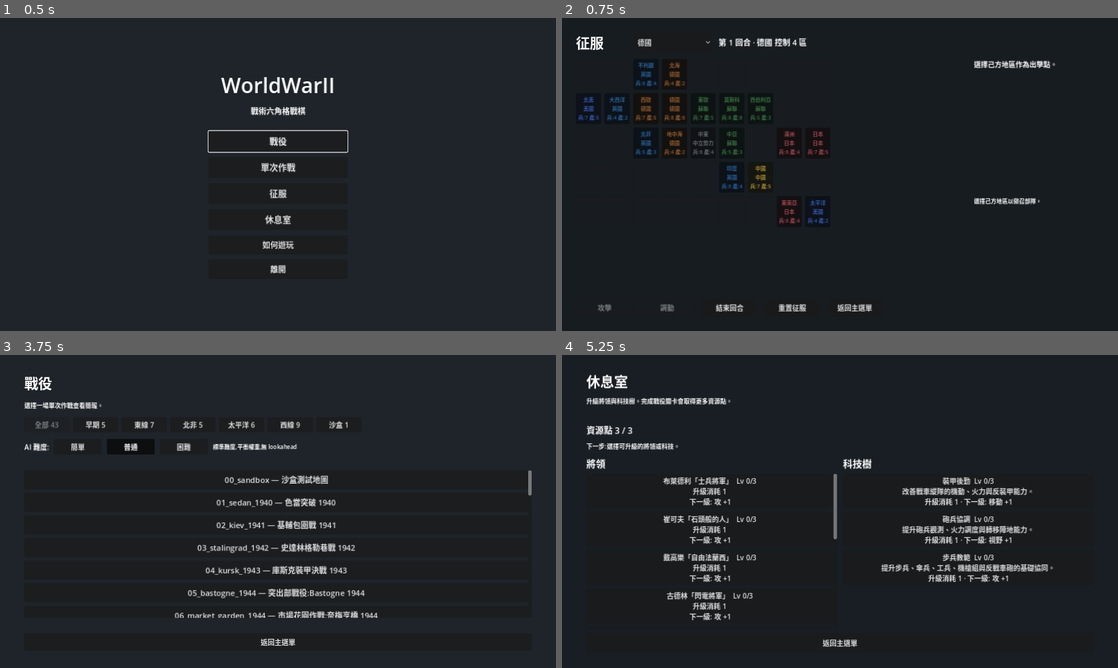
Above: before the commit, frames 1-4 (two rows, left to right).
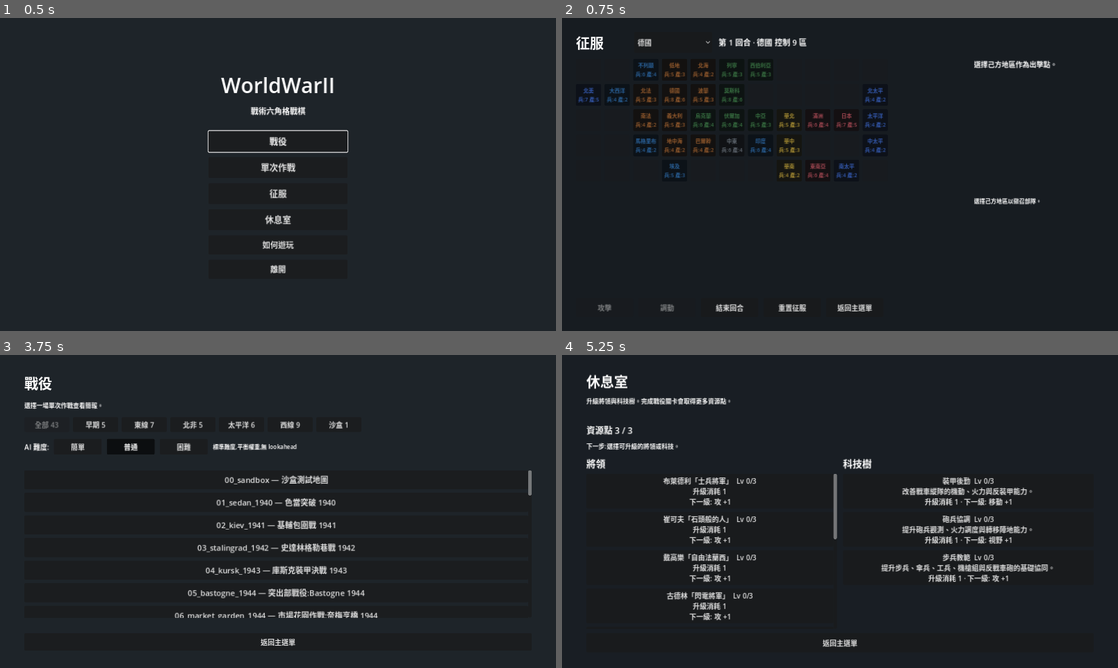
Above: after the commit, the same moments.

Repository: Fischer-Zhang/WorldWarII
Game: Godot game, scene res://scenes/main_menu.tscn
Two runs of this game, one before a commit and one after it. Both use one fixed random seed, a clock stepped at 60 frames per second and the inputs below.
Inputs:
- Up to frame 1 (0.5 s): no input
- Up to frame 2 (0.75 s): click "征服" at 0.5 s
- Up to frame 3 (3.75 s): click "返回主選單" at 1.25 s; click "戰役" at 2 s; click "返回主選單" at 2.75 s; click "單次作戰" at 3.5 s
- Up to frame 4 (5.25 s): click "返回主選單" at 4.25 s; click "休息室" at 5 s

Frame 1 is identical in both runs. In frame 2, 3.3% of the frame differs, in the area x 2-59%, y 6-66%; in frame 3, less than 0.1%; in frame 4, nothing differs.

Commit message:
Expand conquest operational regions

Diff:
--- a/data/conquest_map.json
+++ b/data/conquest_map.json
@@ -1,6 +1,6 @@
 {
   "start_country": "germany",
-  "map_width": 9,
+  "map_width": 11,
   "map_height": 5,
   "countries": {
     "germany": {
@@ -51,7 +51,7 @@
       "x": 1,
       "y": 1,
       "production": 2,
-      "neighbors": ["north_america", "britain", "west_europe", "north_africa"]
+      "neighbors": ["north_america", "britain", "northern_france", "southern_france", "maghreb"]
     },
     {
       "id": "britain",
@@ -61,17 +61,37 @@
       "x": 2,
       "y": 0,
       "production": 4,
-      "neighbors": ["atlantic", "west_europe", "north_sea"]
-    },
-    {
-      "id": "west_europe",
-      "name_zh": "西歐",
-      "short_name_zh": "西歐",
+      "neighbors": ["atlantic", "low_countries", "northern_france", "north_sea"]
+    },
+    {
+      "id": "low_countries",
+      "name_zh": "低地國",
+      "short_name_zh": "低地",
+      "owner": "germany",
+      "x": 3,
+      "y": 0,
+      "production": 3,
+      "neighbors": ["britain", "northern_france", "germany", "north_sea"]
+    },
+    {
+      "id": "northern_france",
+      "name_zh": "法國北部",
+      "short_name_zh": "北法",
       "owner": "germany",
       "x": 2,
       "y": 1,
-      "production": 5,
-      "neighbors": ["atlantic", "britain", "germany", "north_africa"]
+      "production": 3,
+      "neighbors": ["atlantic", "britain", "low_countries", "southern_france", "germany"]
+    },
+    {
+      "id": "southern_france",
+      "name_zh": "法國南部",
+      "short_name_zh": "南法",
+      "owner": "germany",
+      "x": 2,
+      "y": 2,
+      "production": 2,
+      "neighbors": ["atlantic", "northern_france", "germany", "italy", "maghreb"]
     },
     {
       "id": "germany",
@@ -81,27 +101,67 @@
       "x": 3,
       "y": 1,
       "production": 6,
-      "neighbors": ["west_europe", "north_sea", "east_europe", "mediterranean"]
+      "neighbors": ["low_countries", "northern_france", "southern_france", "north_sea", "poland", "ukraine", "italy"]
     },
     {
       "id": "north_sea",
       "name_zh": "北海",
       "short_name_zh": "北海",
       "owner": "germany",
-      "x": 3,
-      "y": 0,
-      "production": 2,
-      "neighbors": ["britain", "germany", "east_europe"]
-    },
-    {
-      "id": "east_europe",
-      "name_zh": "東歐",
-      "short_name_zh": "東歐",
-      "owner": "soviet",
       "x": 4,
-      "y": 1,
-      "production": 5,
-      "neighbors": ["north_sea", "germany", "moscow", "middle_east"]
+      "y": 0,
+      "production": 2,
+      "neighbors": ["britain", "low_countries", "germany", "poland", "leningrad"]
+    },
+    {
+      "id": "poland",
+      "name_zh": "波蘭",
+      "short_name_zh": "波蘭",
+      "owner": "germany",
+      "x": 4,
+      "y": 1,
+      "production": 3,
+      "neighbors": ["north_sea", "germany", "leningrad", "moscow", "ukraine"]
+    },
+    {
+      "id": "ukraine",
+      "name_zh": "烏克蘭",
+      "short_name_zh": "烏克蘭",
+      "owner": "soviet",
+      "x": 4,
+      "y": 2,
+      "production": 4,
+      "neighbors": ["germany", "poland", "moscow", "volga", "balkans", "middle_east"]
+    },
+    {
+      "id": "italy",
+      "name_zh": "義大利",
+      "short_name_zh": "義大利",
+      "owner": "germany",
+      "x": 3,
+      "y": 2,
+      "production": 3,
+      "neighbors": ["southern_france", "germany", "balkans", "mediterranean", "maghreb"]
+    },
+    {
+      "id": "balkans",
+      "name_zh": "巴爾幹",
+      "short_name_zh": "巴爾幹",
+      "owner": "germany",
+      "x": 4,
+      "y": 3,
+      "production": 2,
+      "neighbors": ["italy", "ukraine", "mediterranean", "middle_east"]
+    },
+    {
+      "id": "leningrad",
+      "name_zh": "列寧格勒",
+      "short_name_zh": "列寧",
+      "owner": "soviet",
+      "x": 5,
+      "y": 0,
+      "production": 3,
+      "neighbors": ["north_sea", "poland", "moscow", "siberia"]
     },
     {
       "id": "moscow",
@@ -111,7 +171,17 @@
       "x": 5,
       "y": 1,
       "production": 6,
-      "neighbors": ["east_europe", "siberia", "central_asia", "middle_east"]
+      "neighbors": ["poland", "ukraine", "leningrad", "volga", "siberia", "central_asia"]
+    },
+    {
+      "id": "volga",
+      "name_zh": "伏爾加",
+      "short_name_zh": "伏爾加",
+      "owner": "soviet",
+      "x": 5,
+      "y": 2,
+      "production": 4,
+      "neighbors": ["ukraine", "moscow", "central_asia", "middle_east"]
     },
     {
       "id": "siberia",
@@ -119,19 +189,29 @@
       "short_name_zh": "西伯利亞",
       "owner": "soviet",
       "x": 6,
-      "y": 1,
-      "production": 3,
-      "neighbors": ["moscow", "manchuria"]
-    },
-    {
-      "id": "north_africa",
-      "name_zh": "北非",
-      "short_name_zh": "北非",
+      "y": 0,
+      "production": 3,
+      "neighbors": ["leningrad", "moscow", "central_asia", "manchuria"]
+    },
+    {
+      "id": "central_asia",
+      "name_zh": "中亞",
+      "short_name_zh": "中亞",
+      "owner": "soviet",
+      "x": 6,
+      "y": 2,
+      "production": 3,
+      "neighbors": ["moscow", "volga", "siberia", "middle_east", "india", "north_china"]
+    },
+    {
+      "id": "maghreb",
+      "name_zh": "馬格里布",
+      "short_name_zh": "馬格里布",
       "owner": "britain",
       "x": 2,
-      "y": 2,
-      "production": 3,
-      "neighbors": ["atlantic", "west_europe", "mediterranean", "middle_east"]
+      "y": 3,
+      "production": 2,
+      "neighbors": ["atlantic", "southern_france", "italy", "mediterranean", "egypt"]
     },
     {
       "id": "mediterranean",
@@ -139,89 +219,139 @@
       "short_name_zh": "地中海",
       "owner": "germany",
       "x": 3,
-      "y": 2,
-      "production": 2,
-      "neighbors": ["germany", "north_africa", "middle_east"]
+      "y": 3,
+      "production": 2,
+      "neighbors": ["italy", "balkans", "maghreb", "egypt", "middle_east"]
+    },
+    {
+      "id": "egypt",
+      "name_zh": "埃及",
+      "short_name_zh": "埃及",
+      "owner": "britain",
+      "x": 3,
+      "y": 4,
+      "production": 3,
+      "neighbors": ["maghreb", "mediterranean", "middle_east", "india"]
     },
     {
       "id": "middle_east",
       "name_zh": "中東",
       "short_name_zh": "中東",
       "owner": "neutral",
-      "x": 4,
-      "y": 2,
-      "production": 4,
-      "neighbors": ["east_europe", "moscow", "north_africa", "mediterranean", "india"]
-    },
-    {
-      "id": "central_asia",
-      "name_zh": "中亞",
-      "short_name_zh": "中亞",
-      "owner": "soviet",
       "x": 5,
-      "y": 2,
-      "production": 3,
-      "neighbors": ["moscow", "india", "china"]
+      "y": 3,
+      "production": 4,
+      "neighbors": ["ukraine", "balkans", "volga", "central_asia", "mediterranean", "egypt", "india"]
     },
     {
       "id": "india",
       "name_zh": "印度",
       "short_name_zh": "印度",
       "owner": "britain",
-      "x": 5,
-      "y": 3,
-      "production": 4,
-      "neighbors": ["middle_east", "central_asia", "china", "southeast_asia"]
-    },
-    {
-      "id": "china",
-      "name_zh": "中國",
-      "short_name_zh": "中國",
+      "x": 6,
+      "y": 3,
+      "production": 4,
+      "neighbors": ["central_asia", "middle_east", "egypt", "north_china", "south_china", "southeast_asia"]
+    },
+    {
+      "id": "north_china",
+      "name_zh": "華北",
+      "short_name_zh": "華北",
       "owner": "china",
-      "x": 6,
-      "y": 3,
-      "production": 5,
-      "neighbors": ["central_asia", "india", "manchuria", "southeast_asia"]
+      "x": 7,
+      "y": 2,
+      "production": 3,
+      "neighbors": ["central_asia", "india", "central_china", "manchuria"]
+    },
+    {
+      "id": "central_china",
+      "name_zh": "華中",
+      "short_name_zh": "華中",
+      "owner": "china",
+      "x": 7,
+      "y": 3,
+      "production": 3,
+      "neighbors": ["north_china", "south_china", "manchuria"]
+    },
+    {
+      "id": "south_china",
+      "name_zh": "華南",
+      "short_name_zh": "華南",
+      "owner": "china",
+      "x": 7,
+      "y": 4,
+      "production": 2,
+      "neighbors": ["india", "central_china", "southeast_asia"]
     },
     {
       "id": "manchuria",
       "name_zh": "滿洲",
       "short_name_zh": "滿洲",
       "owner": "japan",
-      "x": 7,
-      "y": 2,
-      "production": 4,
-      "neighbors": ["siberia", "china", "japan_home"]
+      "x": 8,
+      "y": 2,
+      "production": 4,
+      "neighbors": ["siberia", "north_china", "central_china", "japan_home"]
     },
     {
       "id": "japan_home",
       "name_zh": "日本本土",
       "short_name_zh": "日本",
       "owner": "japan",
-      "x": 8,
+      "x": 9,
       "y": 2,
       "production": 5,
-      "neighbors": ["manchuria", "southeast_asia", "pacific"]
+      "neighbors": ["manchuria", "southeast_asia", "central_pacific", "north_pacific"]
     },
     {
       "id": "southeast_asia",
       "name_zh": "東南亞",
       "short_name_zh": "東南亞",
       "owner": "japan",
-      "x": 7,
-      "y": 4,
-      "production": 4,
-      "neighbors": ["india", "china", "japan_home", "pacific"]
-    },
-    {
-      "id": "pacific",
-      "name_zh": "太平洋",
-      "short_name_zh": "太平洋",
-      "owner": "usa",
       "x": 8,
       "y": 4,
-      "production": 2,
-      "neighbors": ["north_america", "japan_home", "southeast_asia"]
+      "production": 4,
+      "neighbors": ["india", "south_china", "japan_home", "central_pacific", "south_pacific"]
+    },
+    {
+      "id": "north_pacific",
+      "name_zh": "北太平洋",
+      "short_name_zh": "北太平",
+      "owner": "usa",
+      "x": 10,
+      "y": 1,
+      "production": 2,
+      "neighbors": ["japan_home", "central_pacific", "pacific"]
+    },
+    {
+      "id": "central_pacific",
+      "name_zh": "中太平洋",
+      "short_name_zh": "中太平",
+      "owner": "usa",
+      "x": 10,
+      "y": 3,
+      "production": 2,
+      "neighbors": ["japan_home", "southeast_asia", "north_pacific", "south_pacific", "pacific"]
+    },
+    {
+      "id": "south_pacific",
+      "name_zh": "南太平洋",
+      "short_name_zh": "南太平",
+      "owner": "usa",
+      "x": 9,
+      "y": 4,
+      "production": 2,
+      "neighbors": ["southeast_asia", "central_pacific"]
+    },
+    {
+      "id": "pacific",
+      "name_zh": "太平洋航線",
+      "short_name_zh": "太平洋",
+      "owner": "usa",
+      "x": 10,
+      "y": 2,
+      "production": 2,
+      "neighbors": ["north_america", "north_pacific", "central_pacific"]
     }
   ]
 }
--- a/scripts/scenario/conquest_catalog.gd
+++ b/scripts/scenario/conquest_catalog.gd
@@ -3,28 +3,41 @@
 
 const FALLBACK_SCENARIO := "01_sedan_1940"
 
-# Each region maps to a battlefield whose terrain fits its theatre. Non-European
-# theatres use dedicated conq_* maps — one per region, so no two regions share a
-# battlefield; European/Eastern regions keep their historical maps.
+# Each region maps to a terrain-appropriate battlefield template. Several
+# operational regions intentionally share a template; ConquestBattleSetup
+# replaces factions, forces, deployment, and victory context per battle.
 const REGION_SCENARIOS := {
 	"north_america": "west_08_normandy_cobra_1944",
 	"atlantic": "conq_atlantic_convoy",
 	"britain": "blitz_02_dunkirk_1940",
-	"west_europe": "01_sedan_1940",
+	"low_countries": "06_market_garden_1944",
+	"northern_france": "01_sedan_1940",
+	"southern_france": "west_11_colmar_1945",
 	"germany": "west_10_remagen_1945",
 	"north_sea": "conq_north_sea_raid",
-	"east_europe": "02_kiev_1941",
+	"poland": "blitz_00_poland_1939",
+	"ukraine": "02_kiev_1941",
+	"italy": "conq_mediterranean_coast",
+	"balkans": "east_06_dnieper_1943",
+	"leningrad": "blitz_03_moscow_1941",
 	"moscow": "blitz_03_moscow_1941",
+	"volga": "03_stalingrad_1942",
 	"siberia": "07_bagration_1944",
-	"north_africa": "conq_desert_north_africa",
+	"central_asia": "04_kursk_1943",
+	"maghreb": "conq_desert_north_africa",
 	"mediterranean": "conq_mediterranean_coast",
+	"egypt": "north_01_el_alamein_1942",
 	"middle_east": "conq_middle_east_oilfields",
-	"central_asia": "04_kursk_1943",
 	"india": "conq_cbi_jungle",
-	"china": "conq_china_plains",
+	"north_china": "conq_china_plains",
+	"central_china": "conq_china_plains",
+	"south_china": "conq_china_plains",
 	"manchuria": "east_09_seelow_1945",
 	"japan_home": "conq_home_islands",
 	"southeast_asia": "conq_pacific_island",
+	"north_pacific": "conq_pacific_carrier",
+	"central_pacific": "conq_pacific_carrier",
+	"south_pacific": "pacific_01_guadalcanal_1942",
 	"pacific": "conq_pacific_carrier",
 }
 
--- a/scripts/ui/conquest.gd
+++ b/scripts/ui/conquest.gd
@@ -96,9 +96,9 @@
 			else:
 				var owner := String(region.get("owner", ""))
 				var owner_def: Dictionary = countries.get(owner, {})
-				btn.text = "%s\n%s\n兵:%d 產:%d" % [
-					String(region.get("short_name_zh", region.get("name_zh", ""))),
-					String(owner_def.get("name_zh", owner)),
+				var short_name := String(region.get("short_name_zh", region.get("name_zh", "")))
+				btn.text = "%s\n兵:%d 產:%d" % [
+					short_name,
 					int(region.get("strength", 0)),
 					int(region.get("production", 0)),
 				]
@@ -106,6 +106,12 @@
 				if gsize > 0:
 					btn.text += "\n守:%d" % gsize
 				btn.modulate = Color(String(owner_def.get("color", "#777777")))
+				btn.tooltip_text = "%s · %s · 兵力 %d · 產能 %d" % [
+					String(region.get("name_zh", short_name)),
+					String(owner_def.get("name_zh", owner)),
+					int(region.get("strength", 0)),
+					int(region.get("production", 0)),
+				]
 				var rid := String(region.get("id", ""))
 				if rid == selected_region_id:
 					btn.text = "▶ " + btn.text
